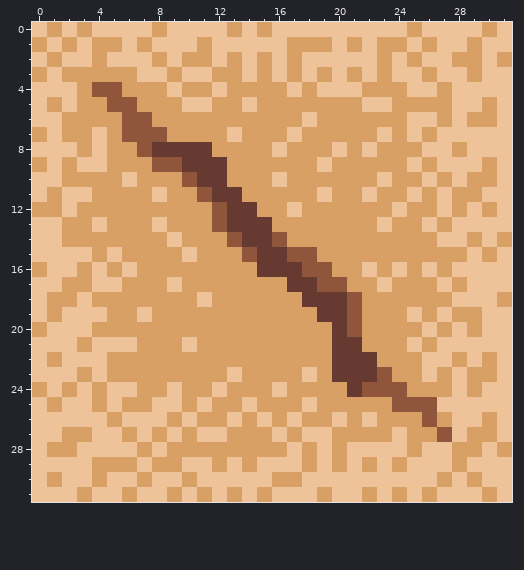
Pixel-art sprite: assets/CrackedOnce-01.png. Above, as it was before the edit.
The file is 32x32 pixels.
Once edited:
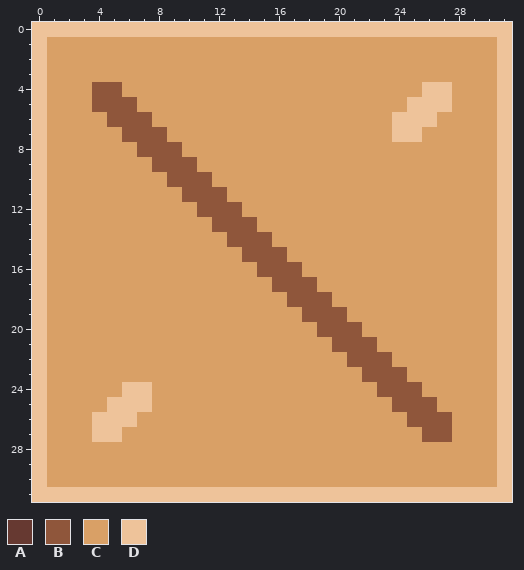
Palette (. is transparent): A #663931  B #8f563b  C #d9a066  D #eec39a
Changes in this commit:
Changed rows in their new state; - is an unchanged pixel.
first column x 0:
 0 -D-D----D----D-D---------D----D-
 1 DC-C--C-CCC-CCCCC---C-C--C-CC-C-
 2 --CC-CCC-C--C-C-C-CCCCC-C-CC--CD
 3 DC-----CC-CC--C-C-C-C-C-CC-CC-C-
 4 -CC------C--C----C-CCC---C-DCCC-
 5 --C-B-----CC--C-------CC-DDDCC--
 6 -C---B------------C-----D---C---
 7 DC--C--------C---C-----CD--CCCC-
 8 -CC-C---BBCC----C---C-C---CC-CC-
 9 DC-CC-----BCC------C-----C-CCC--
10 -C----C--B-BC---C------C--C-C---
11 --CC----C-B-BC-----C--C--C-C--C-
12 D-C--------B-BC--C------C--C-C--
13 -C--C---C----BBC-------C--C-CCC-
14 -C-------C----BBC----------CC-CD
15 -CCC-C----C----BBCC----------C--
16 DCC-C-C--------BBBCC--C-C-C-CCC-
17 -C--CC---C------BBBCC--C---C-CC-
18 ---C-------C-----BBBCC------CCCD
19 --CCC--C----------BBBC---C-C--C-
20 DCCC---------------BB-----C-C-C-
21 -CC-CCC---C---------BBB--C-CCCC-
22 --CCC---------------CBBB--CC-C--
23 -CC-C--------C----C-CCB-B-C-C---
24 DC-C-C-D-C--C---C----CC--B--C-C-
25 --CC--DDCC-C--C---C--------CCCC-
26 -CCC-D-CC-C--C-C-C--C-C--B-BCC--
27 -C-----C-C-CC---C-CC----C-B-C---
28 ---CCCC-C--------C-C-CCCC-CC--CD
29 -CCC---C--CC-C-CCC-C-C-C-CCC-CC-
30 --CC-CC-CC-CCCCC--CCCCCCCCC-C-C-
31 ---D--D--D-D-D-D---D--D-D-D---D-
